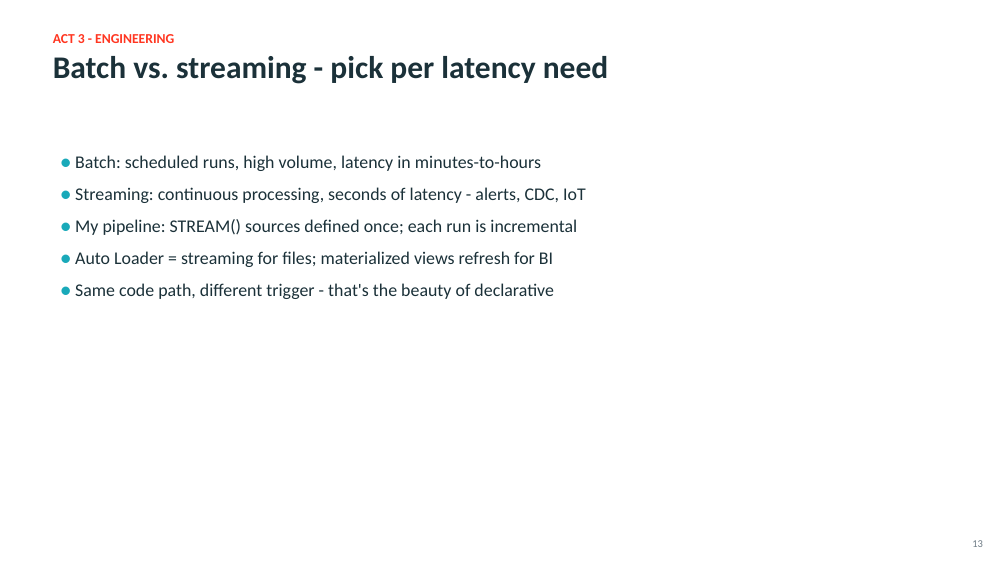
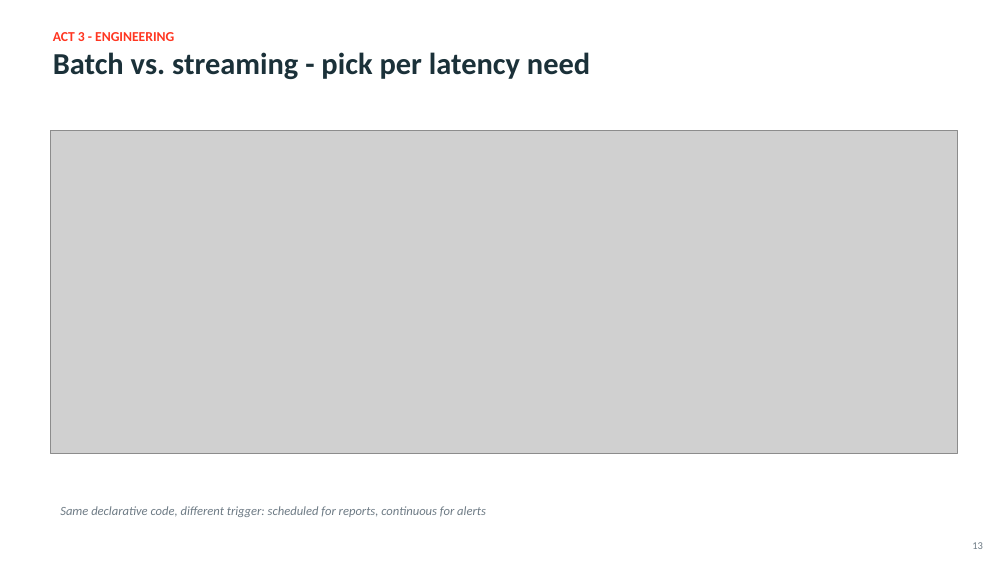
Before and after one commit to adranale/databricks_demo, a slide deck: slide 13 of AI_Through_Modern_Data_Platforms_Databricks.pptx. Drawn at 1008x567 pixels with LibreOffice and Linux fonts; fonts in the diff are those of the drawing; grey boxes stand for pictures. Boxes give left, top, right and bottom in pixels: in the first picture for what was removed or moved away, otherwise in the second. Text is boxed around its words. In the diff, an @@ line names an element or a change of style, - is before the commit and + after.

Commit message:
Update talk deck: real workspace visuals + conceptual diagrams, neutral voice
- Replaced all screenshot placeholders with 4 live-data renders (pipeline graph 17 datasets, landing volume, silver tables, gold dashboard)
- Added 11 Databricks-style diagrams (platform architecture, Delta, engines, batch vs streaming, CDC, DAB, outputs, Unity Catalog, MLflow, RAG, Unity Gateway)
- Rewrote slides to neutral voice (no demo references)

```diff
--- a/AI_Through_Modern_Data_Platforms_Databricks.pptx
+++ b/AI_Through_Modern_Data_Platforms_Databricks.pptx
@@ text at <box>53,52,590,79</box>: size 30 to 29 pt in "Batch vs. streaming - pick per latency ..." @@
@@ picture added at <box>51,130,958,453</box> @@
@@ text removed at <box>75,155,586,299</box> @@
-● Batch: scheduled runs, high volume, latency in minutes-to-hours
-● Streaming: continuous processing, seconds of latency - alerts, CDC, IoT
-● My pipeline: STREAM() sources defined once; each run is incremental
-● Auto Loader = streaming for files; materialized views refresh for BI
-● Same code path, different trigger - that's the beauty of declarative
@@ text added at <box>60,506,486,517</box>, 12 pt, text #6E7B85, italic @@
+Same declarative code, different trigger: scheduled for reports, continuous for alerts
```
Also in this commit, not shown: 21 other slides changed.
